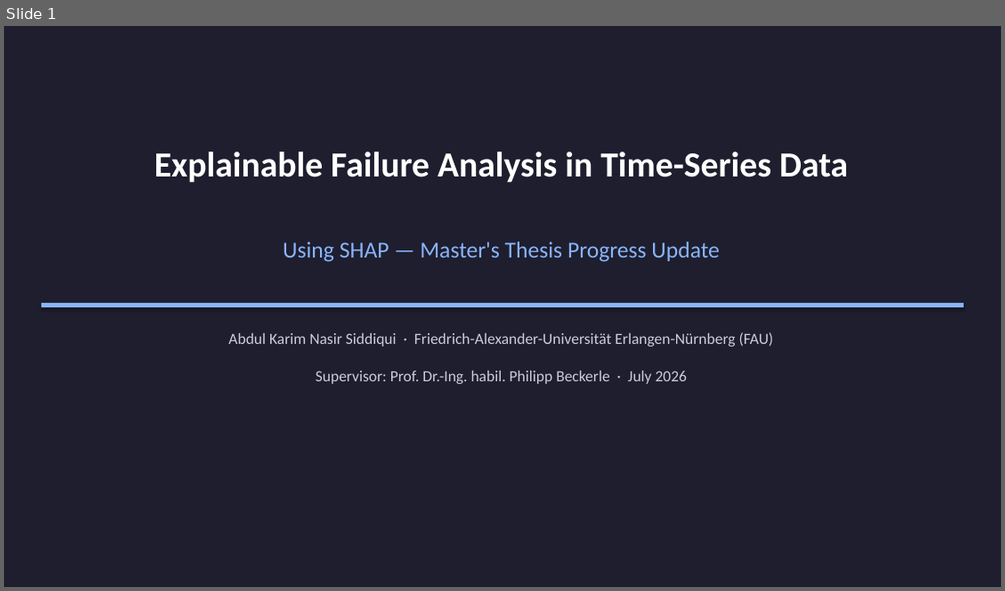
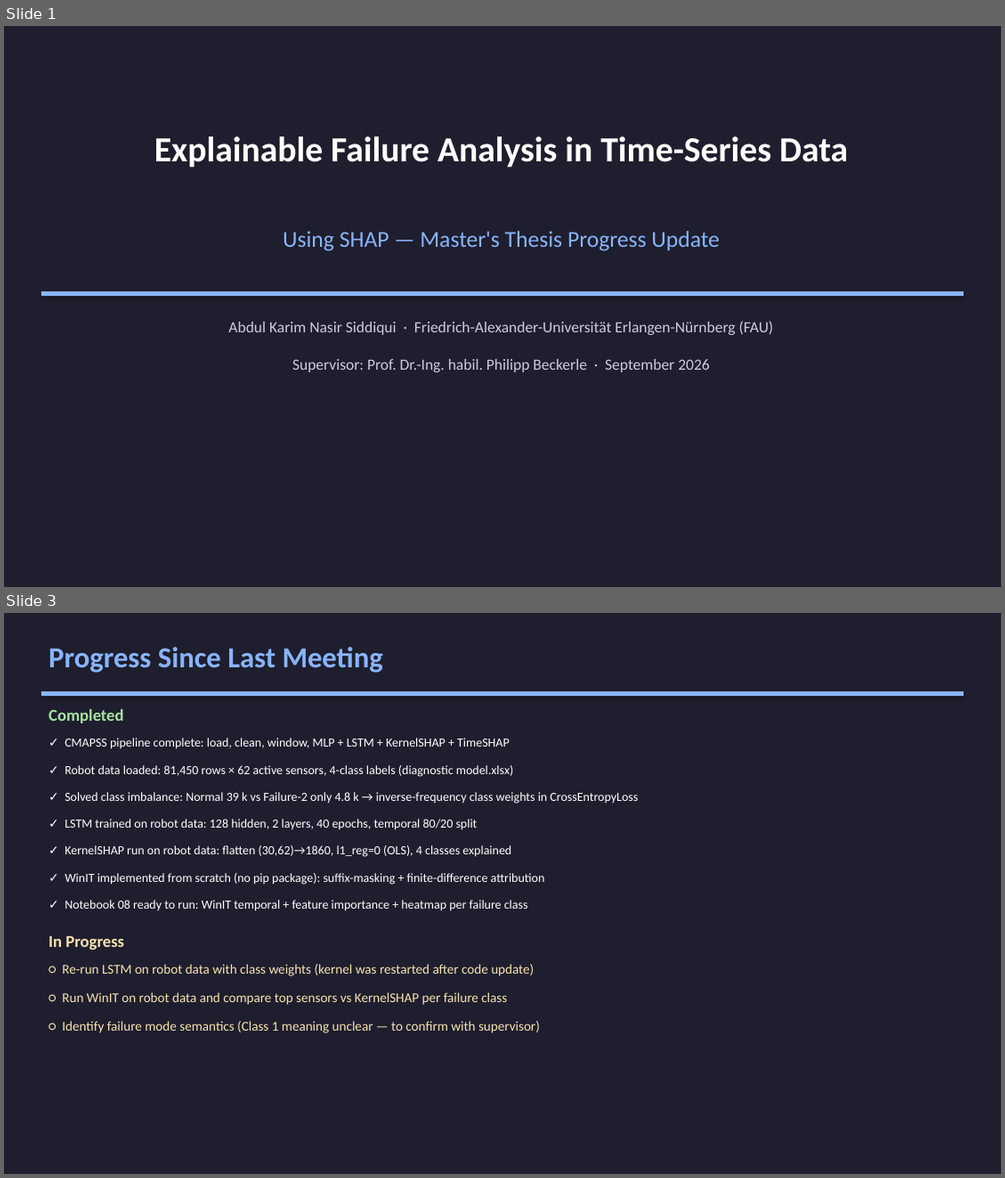
Before and after one commit to karimnasir553/MA_Siddiqui, a slide deck: MA_Siddiqui_Progress.pptx. Shown one above the other, each under a label of ours: slide 1 before the commit, slides 1 and 3 after it; the slides between them are not shown. The pictures are 1005x591 and 1005x1178 pixels, drawn with LibreOffice and Linux fonts; fonts in the diff are those of the drawing. Boxes give left, top, right and bottom in pixels: in the first picture for what was removed or moved away, otherwise in the second. Text is boxed around its words. In the diff, an @@ line names an element or a change of style, - is before the commit and + after.

```diff
--- a/MA_Siddiqui_Progress.pptx
+++ b/MA_Siddiqui_Progress.pptx
@@ slide 3 added at <box>4,613,1001,1174</box>, background #FFFFFF @@
@@ rectangle added at <box>4,613,1001,1174</box>, fill #1E1E2E @@
@@ text added at <box>48,647,383,673</box>, 28 pt, text #89B4FA, bold @@
+Progress Since Last Meeting
@@ rectangle added at <box>41,691,963,696</box>, fill #89B4FA @@
@@ text added at <box>48,709,123,723</box>, 16 pt, text #A6E3A1, bold @@
+Completed
@@ text added at <box>65,738,510,749</box>, 12 pt, text #FFFFFF @@
+✓ CMAPSS pipeline complete: load, clean, window, MLP + LSTM + KernelSHAP + TimeSHAP
@@ text added at <box>65,765,513,777</box>, 12 pt, text #FFFFFF @@
+✓ Robot data loaded: 81,450 rows × 62 active sensors, 4-class labels (diagnostic model.xlsx)
@@ text added at <box>65,792,638,803</box>, 12 pt, text #FFFFFF @@
+✓ Solved class imbalance: Normal 39 k vs Failure-2 only 4.8 k → inverse-frequency class weights in CrossEntropyLoss
@@ text added at <box>65,819,477,830</box>, 12 pt, text #FFFFFF @@
+✓ LSTM trained on robot data: 128 hidden, 2 layers, 40 epochs, temporal 80/20 split
@@ text added at <box>65,845,511,857</box>, 12 pt, text #FFFFFF @@
+✓ KernelSHAP run on robot data: flatten (30,62)→1860, l1_reg=0 (OLS), 4 classes explained
@@ text added at <box>65,873,545,884</box>, 12 pt, text #FFFFFF @@
+✓ WinIT implemented from scratch (no pip package): suffix-masking + finite-difference attribution
@@ text added at <box>65,900,528,911</box>, 12 pt, text #FFFFFF @@
+✓ Notebook 08 ready to run: WinIT temporal + feature importance + heatmap per failure class
@@ text added at <box>48,936,124,949</box>, 16 pt, text #F9E2AF, bold @@
+In Progress
@@ text added at <box>62,964,534,976</box>, 13 pt, text #F9E2AF @@
+○ Re-run LSTM on robot data with class weights (kernel was restarted after code update)
@@ text added at <box>62,992,507,1005</box>, 13 pt, text #F9E2AF @@
+○ Run WinIT on robot data and compare top sensors vs KernelSHAP per failure class
@@ text added at <box>62,1021,540,1033</box>, 13 pt, text #F9E2AF @@
+○ Identify failure mode semantics (Class 1 meaning unclear — to confirm with supervisor)
@@ slide 1 changed as well @@
@@ 3 texts, 1 rectangle: place and size @@
-3 texts, 1 rectangle at <box>41,151,963,346</box>
+3 texts, 1 rectangle at <box>41,136,963,335</box>
@@ text at <box>292,359,709,372</box>: text changed @@
-Supervisor: Prof. Dr.-Ing. habil. Philipp Beckerle · July 2026
+Supervisor: Prof. Dr.-Ing. habil. Philipp Beckerle · September 2026
```
Also in this commit, not shown: 2 other slides changed, 10 other slides added, 14 slides removed, 1 other file.
